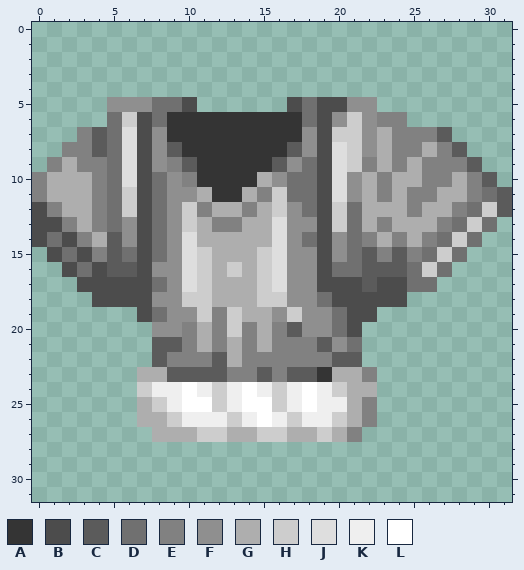
File history of a pixel-art sprite, textures/items/chestplateCloth.png. The first picture shows the starting point.
The file is 32x32 pixels. Colours within 5 levels of each other are drawn and written as one.
Palette (. is transparent): A #343434  B #4c4c4c  C #5b5b5b  D #707070  E #818181  F #8f8f8f  G #aeaeae  H #cdcdcd  J #dedede  K #efefef  L #ffffff
After the commit:
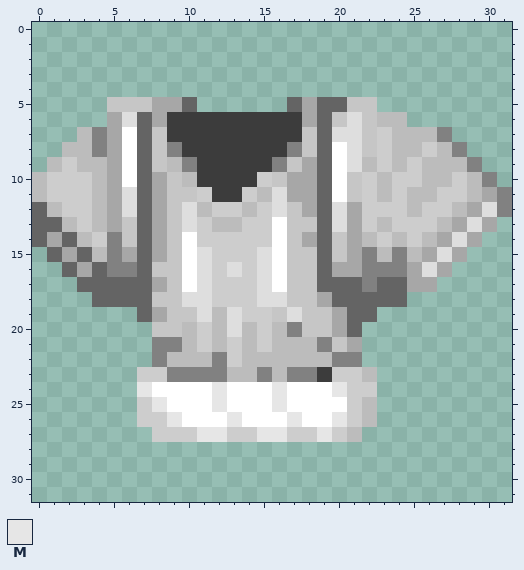
Colours new in this view: M #e6e6e6
The edit:
Colour A changes from #343434 to #3c3c3c.
Colour B changes from #4c4c4c to #646464.
Colour C changes from #5b5b5b to #818181.
Colour D changes from #707070 to #a7a7a7.
Colour E changes from #818181 to #bcbcbc.
Colour F changes from #8f8f8f to #c6c6c6.
Colour G becomes colour H in row 7 at x 23; in row 8 at x 23 and 26; in row 9 at x 2, 23 and 25; in row 10 at x 1 to 3, 15, 22, 24 to 25 and 28; in row 11 at x 1 to 3, 11, 14, 22, 24 and 27 to 28; in row 12 at x 2 to 3, 12 to 13, 15, 22 to 24 and 26 to 27.
Colour G becomes colour H in row 13 at x 3, 11, 14 to 15, 22 and 24 to 26; in row 14 at x 4, 11 to 15, 23 and 25; in row 15 at x 12 to 14; in row 16 at x 12 and 14; in rows 17 to 18 at x 12 to 14; in row 19 at x 14 to 15.
Colour G becomes colour H in row 20 at x 11 and 15; in row 21 at x 11, 13 and 15; in row 22 at x 13; in row 23 at x 7 to 8 and 20 to 21; in row 24 at x 21 to 22; in row 25 at x 7 and 21.
Colour G becomes colour H in row 26 at x 7 to 8 and 21; in row 27 at x 8 to 10, 13 to 14, 17 to 18 and 20.
Colour H becomes colour J in row 6 at x 6 and 21; in row 7 at x 20 to 21; in rows 8 to 9 at x 21; in row 11 at x 6 and 16; in row 12 at x 6, 10, 16, 20 and 30; in row 13 at x 10, 20 and 29.
Colour H becomes colour J in row 14 at x 28; in row 15 at x 11, 15 and 27; in row 16 at x 11, 13, 15 and 26; in row 17 at x 11 and 15; in row 18 at x 10 to 11 and 15 to 16; in row 19 at x 11, 13 and 17.
Colour H becomes colour J in row 20 at x 13.
Colour J becomes colour L in row 7 at x 6; in rows 8 to 10 at x 6 and 20; in row 11 at x 20; in row 13 at x 16; in rows 14 to 17 at x 10 and 16.
Colour K becomes colour L in row 24 at x 8 to 9, 11, 13, 15, 17 and 19; in row 25 at x 9, 13, 17 and 19 to 20; in row 26 at x 10 to 12, 14, 16 and 18 to 19.
Colour H becomes colour M in row 24 at x 7, 12, 16 and 20; in row 25 at x 8, 12 and 16; in row 26 at x 9, 13, 17 and 20; in row 27 at x 11 to 12, 15 to 16 and 19.
Pixel boxes of the changes (left, top, right, bottom) in both pictures:
changed: (32, 97, 512, 442)
